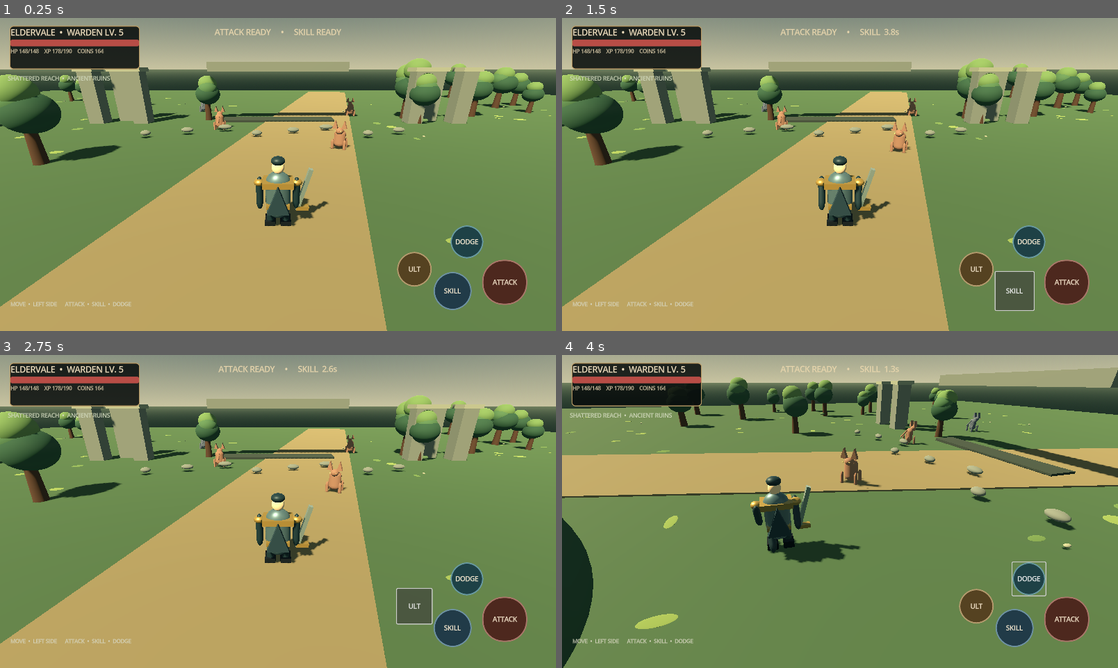
Above: before the commit, frames 1-4 (two rows, left to right).
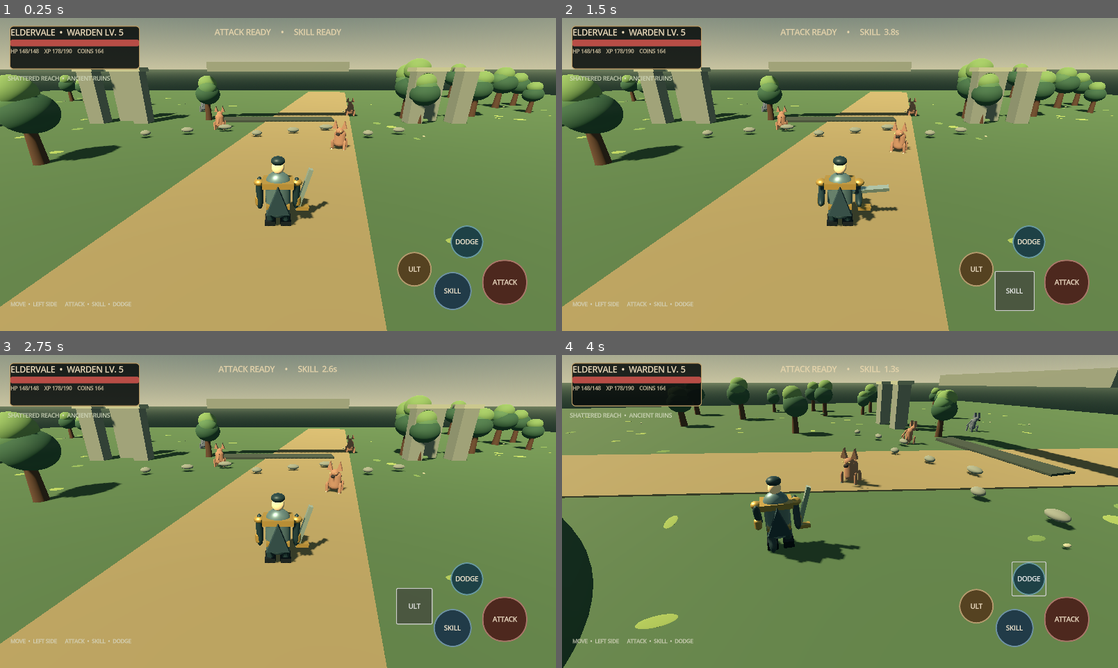
Above: after the commit, the same moments.

Repository: filesgloom-png/ELDERVALE
Game: Godot game, scene res://scenes/main_3d.tscn
Two runs of this game, one before a commit and one after it. Both use one fixed random seed, a clock stepped at 60 frames per second and the inputs below.
Inputs (mouse positions are in pixels of both pictures, inside the frame that each line leads up to):
- Up to frame 1 (0.25 s): no input
- Up to frame 2 (1.5 s): click "ATTACK" at 0.5 s; click "SKILL" at 1.25 s
- Up to frame 3 (2.75 s): click "ULT" at 2 s
- Up to frame 4 (4 s): click "DODGE" at 2.75 s; tap Enter (ui_accept) at 3.5, 3.77 s; move the mouse to (962, 495) at 3.52 s; hold Right (ui_right) from 3.53 s (still down); tap Q at 3.6 s; click (962, 495) at 3.67 s

The runs differ from the first frame. In frame 1, less than 0.1% of the frame differs, in the area x 36-64%, y 28-67%; in frame 2, 0.5%; in frame 3, less than 0.1%; in frame 4, 0.2%.

Commit message:
visual: refine warden combat animation and creature details

Diff:
--- a/scripts/main_3d.gd
+++ b/scripts/main_3d.gd
@@ -26,6 +26,13 @@
 var attack_flash := 0.0
 var animated_arms: Array[Node3D] = []
 var animated_legs: Array[Node3D] = []
+var enemy_legs: Array[Node3D] = []
+var enemy_tails: Array[Node3D] = []
+var animated_sword: Node3D
+var animated_cape: Node3D
+var animated_torso: Node3D
+var attack_anim_time := 0.0
+const ATTACK_ANIM_DURATION := 0.34
 var animation_time := 0.0
 
 func _ready() -> void:
@@ -175,6 +182,7 @@
 	var gold := _mat(Color("#c9a15b"), 0.38, 0.72)
 	var body := _mesh_node(player, CapsuleMesh.new(), armor, Vector3(0, 1.12, 0), "ArmoredBody")
 	body.scale = Vector3(0.78, 0.8, 0.62)
+	animated_torso = body
 	var head := _mesh_node(player, SphereMesh.new(), skin, Vector3(0, 2.05, 0), "Head")
 	head.scale = Vector3(0.38, 0.43, 0.36)
 	var helmet := _mesh_node(player, SphereMesh.new(), dark_armor, Vector3(0, 2.25, 0), "Helmet")
@@ -184,19 +192,25 @@
 	_box(player, Vector3(0.72, 0.12, 0.68), gold, Vector3(0, 0.83, 0), "WarriorBelt")
 	var cape := _mesh_node(player, PrismMesh.new(), _mat(Color("#263b43"), 0.82, 0.1), Vector3(0, 1.12, 0.42), "WardenCape")
 	cape.scale = Vector3(0.7, 0.92, 0.18)
+	animated_cape = cape
 	for side in [-1.0, 1.0]:
 		var shoulder := _mesh_node(player, SphereMesh.new(), gold, Vector3(side * 0.58, 1.55, 0), "ShoulderGuard")
 		shoulder.scale = Vector3(0.34, 0.25, 0.32)
 		var arm := _mesh_node(player, CapsuleMesh.new(), dark_armor, Vector3(side * 0.58, 1.18, 0), "Arm")
 		arm.scale = Vector3(0.22, 0.55, 0.24)
 		animated_arms.append(arm)
+		var bracer := _mesh_node(player, CapsuleMesh.new(), gold, Vector3(side * 0.61, 0.91, -0.015), "WardenBracer")
+		bracer.scale = Vector3(0.235, 0.19, 0.25)
 		var leg := _mesh_node(player, CapsuleMesh.new(), dark_armor, Vector3(side * 0.25, 0.43, 0), "Leg")
 		leg.scale = Vector3(0.24, 0.52, 0.27)
 		animated_legs.append(leg)
 		var boot := _mesh_node(player, BoxMesh.new(), _mat(Color("#171f25"), 0.7, 0.25), Vector3(side * 0.25, 0.13, -0.08), "ArmoredBoot")
 		boot.scale = Vector3(0.34, 0.23, 0.52)
+		var greave := _mesh_node(player, BoxMesh.new(), armor, Vector3(side * 0.25, 0.43, -0.19), "WardenGreave")
+		greave.scale = Vector3(0.29, 0.34, 0.12)
 	var sword := _box(player, Vector3(0.13, 1.45, 0.18), _mat(Color("#d8e0d5"), 0.24, 0.85), Vector3(0.82, 1.25, -0.1), "Longsword")
 	sword.rotation.z = -0.28
+	animated_sword = sword
 	_box(player, Vector3(0.42, 0.12, 0.22), gold, Vector3(0.79, 0.62, -0.1), "SwordGuard")
 	camera = Camera3D.new()
 	camera.name = "ThirdPersonCamera"
@@ -227,9 +241,16 @@
 			for fore_aft in [-1.0, 1.0]:
 				var paw := _mesh_node(enemy, CapsuleMesh.new(), hide_mat, Vector3(side * 0.38, 0.28, fore_aft * 0.32), "WolfPaw")
 				paw.scale = Vector3(0.18, 0.42, 0.18)
+				enemy_legs.append(paw)
 		var tail := _mesh_node(enemy, CapsuleMesh.new(), hide_mat, Vector3(0, 0.88, 0.5), "WolfTail")
 		tail.rotation.x = -0.8
 		tail.scale = Vector3(0.13, 0.42, 0.13)
+		enemy_tails.append(tail)
+		var muzzle := _mesh_node(enemy, SphereMesh.new(), _mat(Color("#302b2b"), 0.92), Vector3(0, 1.12, -0.72), "DarkMuzzle")
+		muzzle.scale = Vector3(0.25, 0.18, 0.25)
+		for side in [-1.0, 1.0]:
+			var claw := _mesh_node(enemy, PrismMesh.new(), _mat(Color("#c6bca7"), 0.65), Vector3(side * 0.38, 0.12, -0.42), "PawClaw")
+			claw.scale = Vector3(0.07, 0.08, 0.16)
 		var eye_mat := _mat(Color("#ffbd76"), 0.3, 0.0)
 		for side in [-1.0, 1.0]:
 			var eye := _mesh_node(enemy, SphereMesh.new(), eye_mat, Vector3(side * 0.17, 1.31, -0.73), "Eye")
@@ -370,10 +391,24 @@
 	if input_dir.length_squared() > 1.0: input_dir = input_dir.normalized()
 	var walking := input_dir.length_squared() > 0.01
 	var gait := sin(animation_time * 9.0) * (0.62 if walking else 0.035)
+	attack_anim_time = maxf(0.0, attack_anim_time - delta)
+	var attack_phase := 1.0 - attack_anim_time / ATTACK_ANIM_DURATION
+	var swing := sin(clampf(attack_phase, 0.0, 1.0) * PI) if attack_anim_time > 0.0 else 0.0
 	for i in range(animated_arms.size()):
-		animated_arms[i].rotation.x = -gait * (1.0 if i == 0 else -1.0) - attack_flash * 2.2
+		animated_arms[i].rotation.x = -gait * (1.0 if i == 0 else -1.0) - swing * 1.25
 	for i in range(animated_legs.size()):
 		animated_legs[i].rotation.x = gait * (1.0 if i == 0 else -1.0)
+	if animated_sword != null:
+		animated_sword.rotation.z = -0.28 - swing * 1.2
+		animated_sword.rotation.x = swing * 0.3
+	if animated_torso != null:
+		animated_torso.position.y = 1.12 + (absf(gait) * 0.035 if walking else 0.0) - swing * 0.045
+	if animated_cape != null:
+		animated_cape.rotation.x = sin(animation_time * 3.0) * 0.045 + (0.1 if walking else 0.0)
+	for i in range(enemy_legs.size()):
+		enemy_legs[i].rotation.x = sin(animation_time * 7.0 + float(i % 4) * PI * 0.5) * 0.16
+	for i in range(enemy_tails.size()):
+		enemy_tails[i].rotation.x = -0.8 + sin(animation_time * 3.2 + float(i)) * 0.12
 	if input_dir.length_squared() > 0.01:
 		var direction := Vector3(input_dir.x, 0, input_dir.y)
 		player.position += direction * MOVE_SPEED * delta
@@ -417,6 +452,7 @@
 	else:
 		status_label.text = "SWORD SWING  •  MOVE CLOSER"
 	attack_flash = 0.18
+	attack_anim_time = ATTACK_ANIM_DURATION
 
 func _skill() -> void:
 	if skill_cooldown > 0.0: return
@@ -428,6 +464,7 @@
 	else:
 		status_label.text = "WARDEN CLEAVE  •  NO TARGET"
 	attack_flash = 0.32
+	attack_anim_time = ATTACK_ANIM_DURATION
 
 func _remove_enemy(enemy: Node3D, damage: int) -> void:
 	if not is_instance_valid(enemy): return
@@ -466,3 +503,4 @@
 	else:
 		status_label.text = "ANCIENT OATH  •  NO TARGET"
 	attack_flash = 0.4
+	attack_anim_time = ATTACK_ANIM_DURATION
